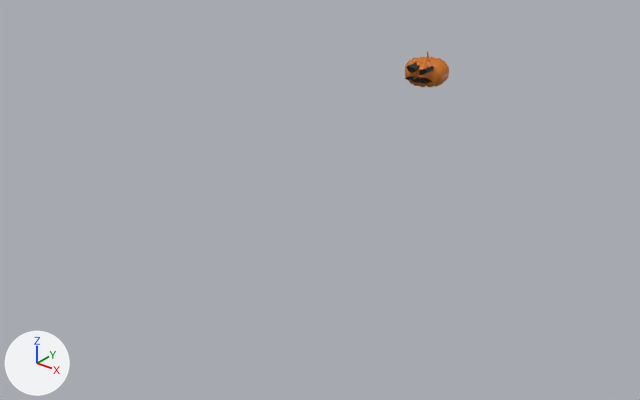
The COLLADA model objets/citrouille/citrouille.dae: old version first, new version second.
Before and after are seen from a camera (50 mm lens) standing at (44.8, -73.5, 27.8) and looking at (6.4, -25.4, -2.0). Lighting does not change. The marker at lower left points along +X, +Y and +Z. Where no turn or scale is listed for an object, it has been applied to the vertices.

Names of what the first picture shows: 'pumpkin', 'pumpkin-face-1'.
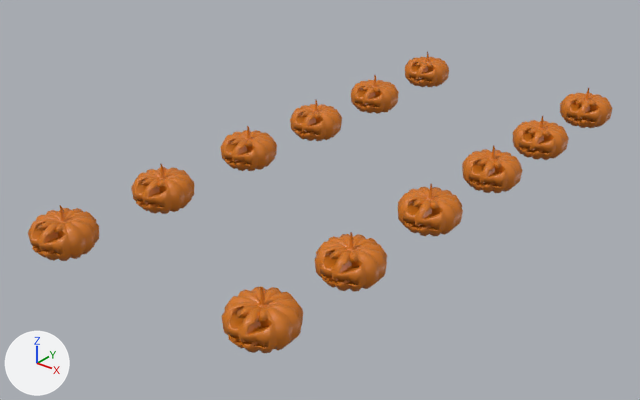
The newer file is also turned or shifted as a whole; pictures and numbers use the older file's frame.

Edits to the bpy script that builds the scene:
```text
Remove ob_pumpkin_face_1:
    ob_pumpkin_face_1 = bpy.data.objects.new('pumpkin-face-1', me_cucurve_001)
Add ob_pumpkin_001:
    ob_pumpkin_001 = bpy.data.objects.new('pumpkin_001', me_plane_002)  # 1685 vertices, 3277 faces; spans x -2.21..2.21, y -2.21..2.21, z 0.07..3.39; in mat_skin_001 (orange #d17414), mat_stim_001 (orange #d17414)
    ob_pumpkin_001.location = (-0.05, -9.26, -0.68)
Add ob_pumpkin_004:
    ob_pumpkin_004 = bpy.data.objects.new('pumpkin_004', me_plane_010)  # 1685 vertices, 3277 faces; spans x -2.21..2.21, y -2.21..2.21, z 0.07..3.39; in mat_skin_009 (orange #d17414), mat_stim_009 (orange #d17414)
    ob_pumpkin_004.location = (16.76, -9.62, -0.64)
Add ob_pumpkin_005:
    ob_pumpkin_005 = bpy.data.objects.new('pumpkin_005', me_plane_011)  # 1685 vertices, 3277 faces; spans x -2.21..2.21, y -2.21..2.21, z 0.07..3.39; in mat_skin_010 (orange #d17414), mat_stim_010 (orange #d17414)
    ob_pumpkin_005.location = (16.76, -0.64, -0.64)
Add ob_pumpkin_002:
    ob_pumpkin_002 = bpy.data.objects.new('pumpkin_002', me_plane_014)  # 1685 vertices, 3277 faces; spans x -2.21..2.21, y -2.21..2.21, z 0.07..3.39; in mat_skin_013 (orange #d17414), mat_stim_013 (orange #d17414)
    ob_pumpkin_002.location = (16.76, -17.68, -0.64)
Add ob_pumpkin_003:
    ob_pumpkin_003 = bpy.data.objects.new('pumpkin_003', me_plane_015)  # 1685 vertices, 3277 faces; spans x -2.21..2.21, y -2.21..2.21, z 0.07..3.39; in mat_skin_014 (orange #d17414), mat_stim_014 (orange #d17414)
    ob_pumpkin_003.location = (-0.05, -17.87, -0.68)
Add ob_pumpkin_008:
    ob_pumpkin_008 = bpy.data.objects.new('pumpkin_008', me_plane_018)  # 1685 vertices, 3277 faces; spans x -2.21..2.21, y -2.21..2.21, z 0.07..3.39; in mat_skin_017 (orange #d17414), mat_stim_017 (orange #d17414)
    ob_pumpkin_008.location = (-0.25, -26.12, -0.64)
Add ob_pumpkin_007:
    ob_pumpkin_007 = bpy.data.objects.new('pumpkin_007', me_plane_017)  # 1685 vertices, 3277 faces; spans x -2.21..2.21, y -2.21..2.21, z 0.07..3.39; in mat_skin_016 (orange #d17414), mat_stim_016 (orange #d17414)
    ob_pumpkin_007.location = (-0.05, -35.34, -0.68)
Add ob_pumpkin_006:
    ob_pumpkin_006 = bpy.data.objects.new('pumpkin_006', me_plane_016)  # 1685 vertices, 3277 faces; spans x -2.21..2.21, y -2.21..2.21, z 0.07..3.39; in mat_skin_015 (orange #d17414), mat_stim_015 (orange #d17414)
    ob_pumpkin_006.location = (-0.05, -43.95, -0.68)
Add ob_pumpkin_011:
    ob_pumpkin_011 = bpy.data.objects.new('pumpkin_011', me_plane_021)  # 1685 vertices, 3277 faces; spans x -2.21..2.21, y -2.21..2.21, z 0.07..3.39; in mat_skin_020 (orange #d17414), mat_stim_020 (orange #d17414)
    ob_pumpkin_011.location = (16.76, -43.38, -0.64)
Add ob_pumpkin_010:
    ob_pumpkin_010 = bpy.data.objects.new('pumpkin_010', me_plane_020)  # 1685 vertices, 3277 faces; spans x -2.21..2.21, y -2.21..2.21, z 0.07..3.39; in mat_skin_019 (orange #d17414), mat_stim_019 (orange #d17414)
    ob_pumpkin_010.location = (16.76, -35.32, -0.64)
Add ob_pumpkin_009:
    ob_pumpkin_009 = bpy.data.objects.new('pumpkin_009', me_plane_019)  # 1685 vertices, 3277 faces; spans x -2.21..2.21, y -2.21..2.21, z 0.07..3.39; in mat_skin_018 (orange #d17414), mat_stim_018 (orange #d17414)
    ob_pumpkin_009.location = (16.76, -26.34, -0.64)
```

Boxes [x1, y1, x2, y2] around the edits, measured in the pictures (640 x 400 px):
'pumpkin_011', added (orange): after [222, 287, 303, 353]
'pumpkin_010', added (orange): after [315, 232, 387, 292]
'pumpkin_006', added (orange): after [28, 205, 99, 261]
'pumpkin_009', added (orange): after [398, 184, 463, 236]
'pumpkin_007', added (orange): after [131, 164, 194, 214]
'pumpkin_002', added (orange): after [462, 145, 522, 193]
'pumpkin_008', added (orange): after [220, 126, 277, 171]
'pumpkin_004', added (orange): after [513, 116, 569, 160]
'pumpkin_003', added (orange): after [290, 99, 342, 141]
'pumpkin_005', added (orange): after [560, 88, 613, 128]
'pumpkin_001', added (orange): after [351, 75, 399, 114]
'pumpkin-face-1', deleted: before [404, 62, 434, 84]
